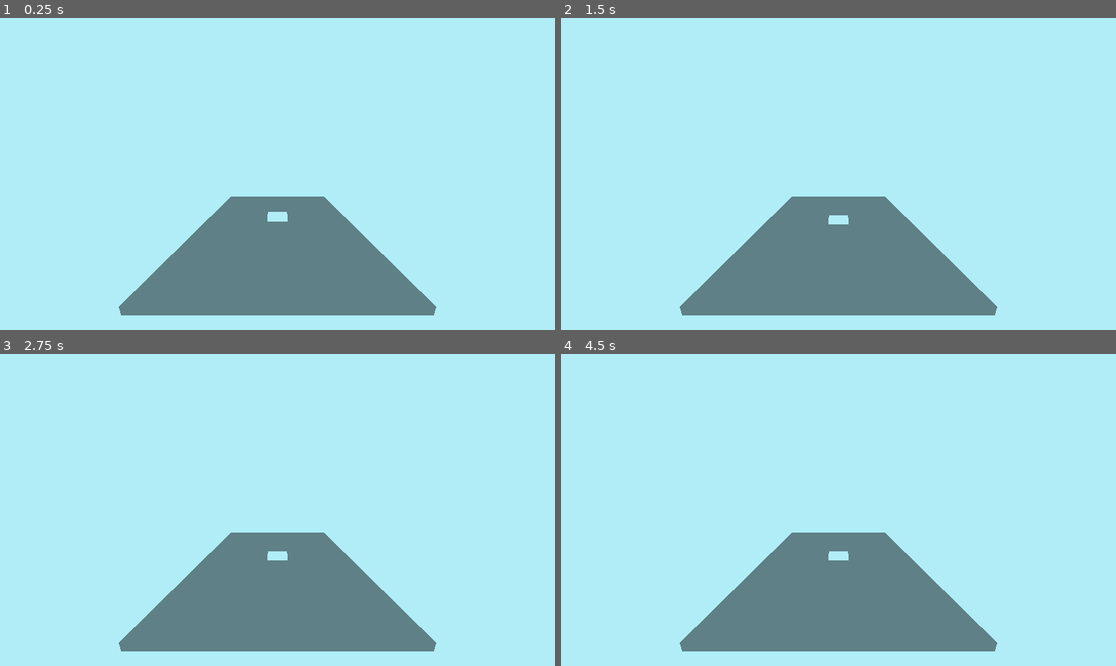
Above: before the commit, frames 1-4 (two rows, left to right).
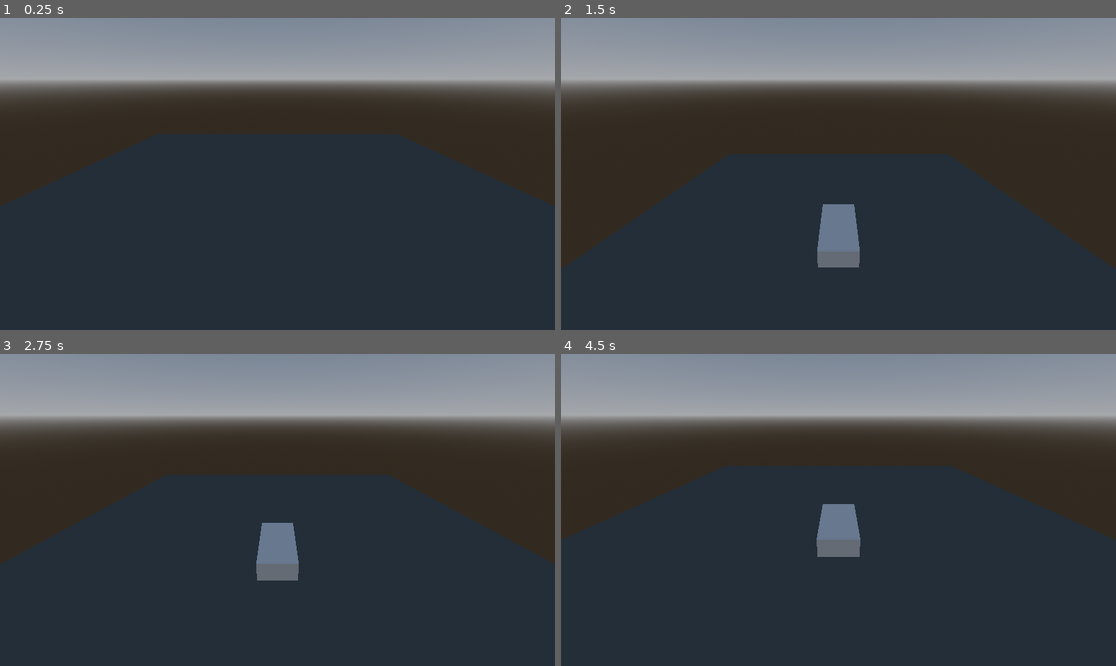
Above: after the commit, the same moments.

Repository: leothecrz/GDSimpleRacing
Game: Godot game, scene res://Scenes/WorldHub.tscn
Two runs of this game, one before a commit and one after it. Both use one fixed random seed, a clock stepped at 60 frames per second and the inputs below.
Inputs:
- Up to frame 1 (0.25 s): no input
- Up to frame 2 (1.5 s): no input
- Up to frame 3 (2.75 s): no input
- Up to frame 4 (4.5 s): tap Enter at 4.25 s

The runs differ from the first frame. In frame 1, 100% of the frame differs, in the area x 0-100%, y 0-100%; in frame 2, 99%; in frame 3, 99%; in frame 4, 99%.

Commit message:
camera rig

Diff:
--- a/Scenes/CarBase.tscn
+++ b/Scenes/CarBase.tscn
@@ -11,25 +11,34 @@
 material = SubResource("StandardMaterial3D_n325x")
 size = Vector3(4, 1, 2)
 
-[node name="Car" type="Node3D"]
+[node name="Car" type="RigidBody3D"]
 script = ExtResource("1_mnjmh")
 
-[node name="RigidBody3D" type="RigidBody3D" parent="."]
-
-[node name="CollisionShape3D" type="CollisionShape3D" parent="RigidBody3D"]
+[node name="CollisionShape3D" type="CollisionShape3D" parent="."]
 shape = SubResource("BoxShape3D_4sajt")
 
-[node name="MeshInstance3D" type="MeshInstance3D" parent="RigidBody3D"]
+[node name="MeshInstance3D" type="MeshInstance3D" parent="."]
 mesh = SubResource("BoxMesh_bdap3")
 
-[node name="FrontLeft" type="RayCast3D" parent="RigidBody3D"]
+[node name="Casters" type="Node3D" parent="."]
+
+[node name="FrontLeft" type="RayCast3D" parent="Casters"]
 transform = Transform3D(1, 0, 0, 0, 1, 0, 0, 0, 1, 2, -0.5, -1)
 
-[node name="FrontRight" type="RayCast3D" parent="RigidBody3D"]
+[node name="FrontRight" type="RayCast3D" parent="Casters"]
 transform = Transform3D(1, 0, 0, 0, 1, 0, 0, 0, 1, 2, -0.5, 1)
 
-[node name="BackLeft" type="RayCast3D" parent="RigidBody3D"]
+[node name="BackLeft" type="RayCast3D" parent="Casters"]
 transform = Transform3D(1, 0, 0, 0, 1, 0, 0, 0, 1, -2, -0.5, -1)
 
-[node name="BackRight" type="RayCast3D" parent="RigidBody3D"]
+[node name="BackRight" type="RayCast3D" parent="Casters"]
 transform = Transform3D(1, 0, 0, 0, 1, 0, 0, 0, 1, -2, -0.5, 1)
+
+[node name="CamController" type="Node3D" parent="."]
+top_level = true
+
+[node name="CamTarget" type="Node3D" parent="CamController"]
+transform = Transform3D(1, 0, 0, 0, 1, 0, 0, 0, 1, -10, 5, 0)
+
+[node name="PlayerCam" type="Camera3D" parent="CamController/CamTarget"]
+transform = Transform3D(-4.37114e-08, 0.422618, -0.906308, 0, 0.906308, 0.422618, 1, 1.84732e-08, -3.9616e-08, 0, 0, 0)
--- a/Scenes/WorldHub.tscn
+++ b/Scenes/WorldHub.tscn
@@ -1,30 +1,36 @@
-[gd_scene load_steps=6 format=3 uid="uid://d4a3l21yf7ynx"]
+[gd_scene load_steps=9 format=3 uid="uid://d4a3l21yf7ynx"]
 
 [ext_resource type="PackedScene" uid="uid://dr7mxq2iswcg" path="res://Scenes/CarBase.tscn" id="1_r5x3w"]
 
-[sub_resource type="Environment" id="Environment_cqluu"]
-background_mode = 1
-background_color = Color(0.691853, 0.928817, 0.96721, 1)
-ambient_light_color = Color(0.921153, 0.806328, 1.92523e-06, 1)
+[sub_resource type="ProceduralSkyMaterial" id="ProceduralSkyMaterial_t8t3x"]
+
+[sub_resource type="Sky" id="Sky_th4cx"]
+sky_material = SubResource("ProceduralSkyMaterial_t8t3x")
+
+[sub_resource type="Environment" id="Environment_87qj4"]
+background_mode = 2
+sky = SubResource("Sky_th4cx")
+ambient_light_color = Color(1, 1, 1, 1)
 
 [sub_resource type="PhysicsMaterial" id="PhysicsMaterial_y2kww"]
 
 [sub_resource type="BoxShape3D" id="BoxShape3D_36w1b"]
 size = Vector3(30, 1, 30)
 
+[sub_resource type="StandardMaterial3D" id="StandardMaterial3D_oj7ws"]
+albedo_color = Color(0.370105, 0.400627, 0.400246, 1)
+
 [sub_resource type="BoxMesh" id="BoxMesh_l84t5"]
+material = SubResource("StandardMaterial3D_oj7ws")
 size = Vector3(30, 1, 30)
 
 [node name="HubWorld" type="Node3D"]
 
+[node name="WorldEnvironment" type="WorldEnvironment" parent="."]
+environment = SubResource("Environment_87qj4")
+
 [node name="DirectionalLight3D" type="DirectionalLight3D" parent="."]
-transform = Transform3D(1, 0, 0, 0, 1, 0, 0, 0, 1, -0.0174866, 75.3129, 0)
-
-[node name="Cam Test" type="Camera3D" parent="."]
-transform = Transform3D(-1, 1.51808e-08, -8.60946e-08, 0, 0.984808, 0.173648, 8.74228e-08, 0.173648, -0.984808, 0, 15, -25)
-environment = SubResource("Environment_cqluu")
-current = true
-fov = 100.0
+transform = Transform3D(1, 0, 0, 0, 1, 0, 0, 0, 1, -0.0174866, 35.3806, 0)
 
 [node name="Ground" type="StaticBody3D" parent="."]
 physics_material_override = SubResource("PhysicsMaterial_y2kww")
@@ -36,4 +42,4 @@
 mesh = SubResource("BoxMesh_l84t5")
 
 [node name="Car" parent="." instance=ExtResource("1_r5x3w")]
-transform = Transform3D(1, 0, 0, 0, 1, 0, 0, 0, 1, 0, 2, 0)
+transform = Transform3D(1, 0, 0, 0, 1, 0, 0, 0, 1, -2.39373, 12.438, 0)
--- a/Scripts/car_base.gd
+++ b/Scripts/car_base.gd
@@ -1,10 +1,11 @@
 extends Node3D
 
-@onready var FL:RayCast3D = $RigidBody3D/FrontLeft;
-@onready var FR:RayCast3D = $RigidBody3D/FrontRight;
-@onready var BL:RayCast3D = $RigidBody3D/BackLeft;
-@onready var BR:RayCast3D = $RigidBody3D/BackRight;
+@onready var FL:RayCast3D = $Casters/FrontLeft;
+@onready var FR:RayCast3D = $Casters/FrontRight;
+@onready var BL:RayCast3D = $Casters/BackLeft;
+@onready var BR:RayCast3D = $Casters/BackRight;
 
+@onready var CAM = $CamController;
 
 # Called when the node enters the scene tree for the first time.
 func _ready() -> void:
@@ -14,7 +15,9 @@
 # Called every frame. 'delta' is the elapsed time since the previous frame.
 func _process(delta: float) -> void:
 
-	if(FL.is_colliding()):
-		print("is colliding")
+
+
+
+	CAM.position = lerp(CAM.position, position, 0.01);
 
 	pass
